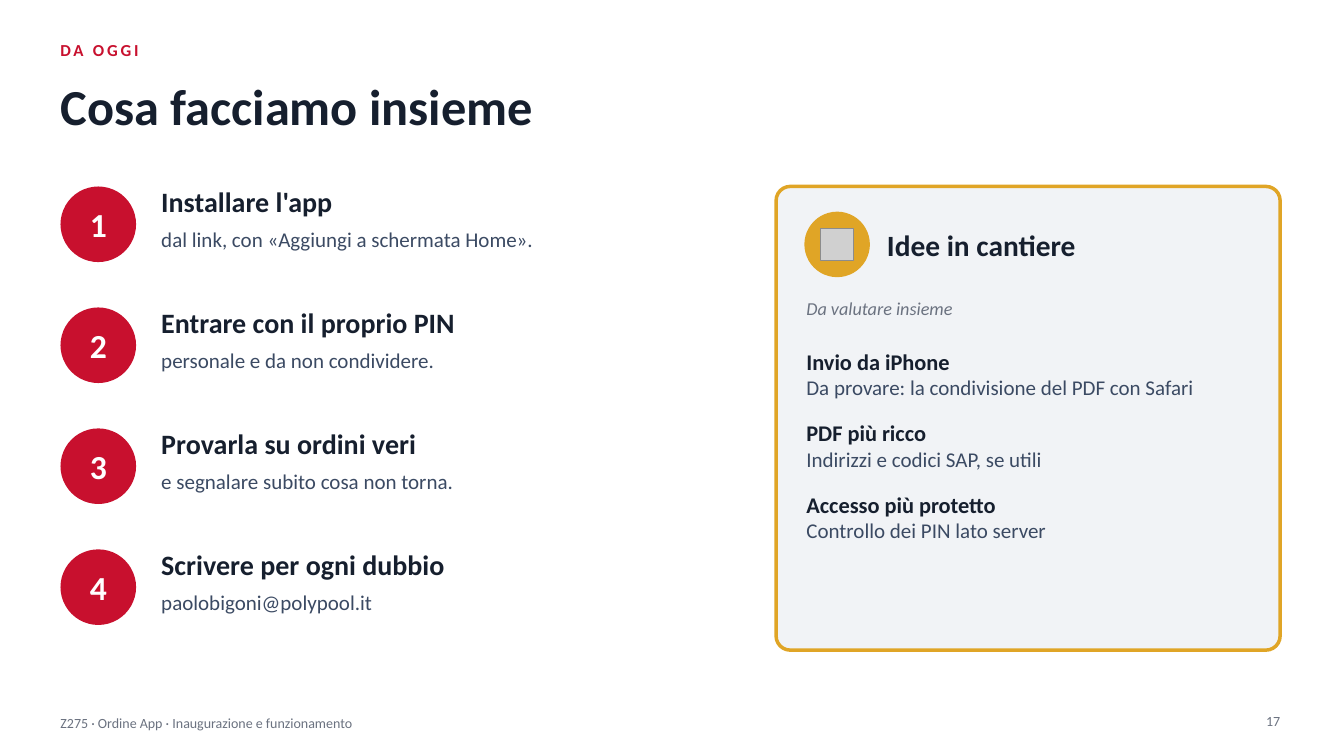
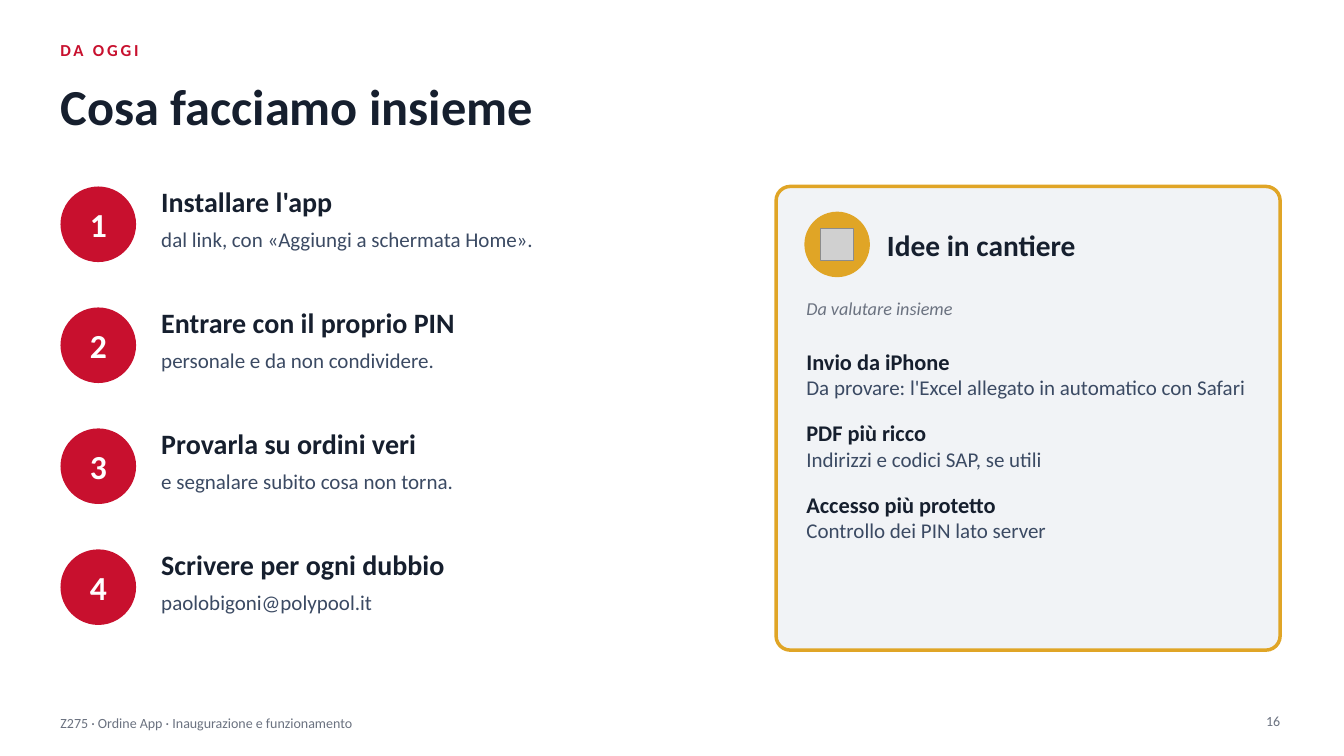
Before and after one commit to PPparre/Z275_App_Ordine, a slide deck: slide 16 of Z275_Presentazione.pptx (slide 17 before the commit). Drawn at 1344x756 pixels with LibreOffice and Linux fonts; fonts in the diff are those of the drawing; grey boxes stand for pictures. Boxes give left, top, right and bottom in pixels: in the first picture for what was removed or moved away, otherwise in the second. Text is boxed around its words. In the diff, an @@ line names an element or a change of style, - is before the commit and + after.

```diff
--- a/Z275_Presentazione.pptx
+++ b/Z275_Presentazione.pptx
@@ text at [806, 380, 1245, 399]: text changed @@
-Da provare: la condivisione del PDF con Safari
+Da provare: l'Excel allegato in automatico con Safari
@@ page number at [1266, 716, 1280, 726]: text changed @@
-17
+16
```
Also in this commit, not shown: 8 other slides changed, 1 slide removed, 4 other files.
